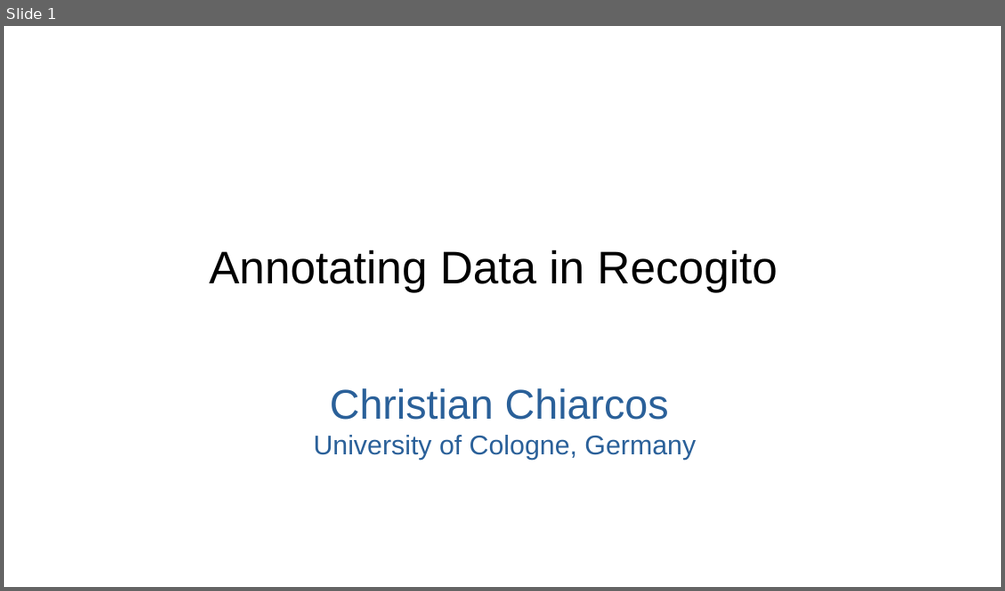
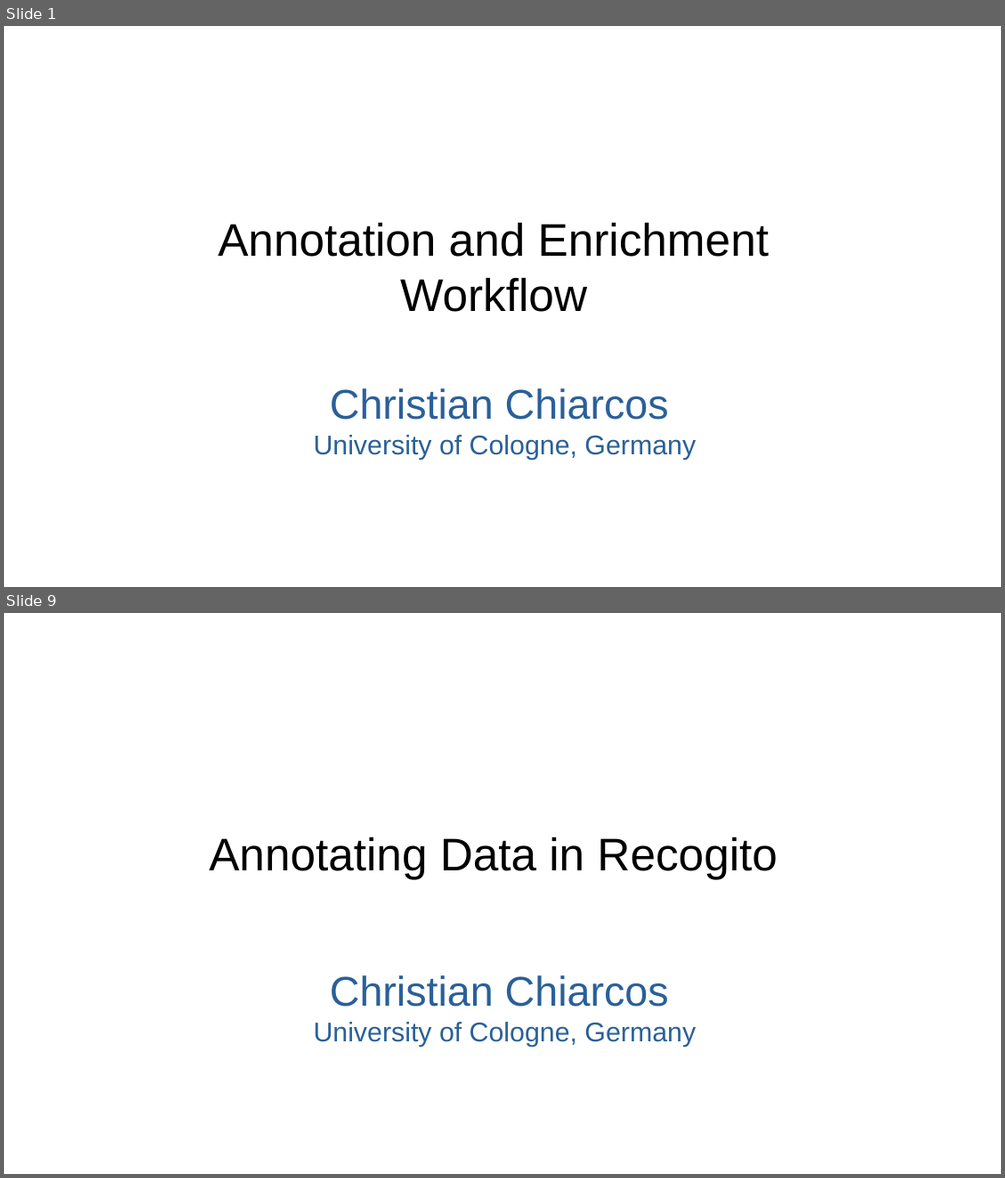
Before and after one commit to dh-tech/DH2022-workshop, a slide deck: slides/recogito.odp. Shown one above the other, each under a label of ours: slide 1 before the commit, slides 1 and 9 after it; the slides between them are not shown. The pictures are 1005x591 and 1005x1178 pixels, drawn with LibreOffice and Linux fonts; fonts in the diff are those of the drawing; background and template pictures are left out. Boxes give left, top, right and bottom in pixels: in the first picture for what was removed or moved away, otherwise in the second. Text is boxed around its words. In the diff, an @@ line names an element or a change of style, - is before the commit and + after.

```diff
--- a/slides/recogito.odp
+++ b/slides/recogito.odp
@@ slide 1 added at (x1=4, y1=26, x2=1001, y2=587), background #FFFFFF @@
@@ title added at (x1=218, y1=222, x2=769, y2=312), 44 pt, text #000000 @@
+Annotation and Enrichment Workflow
@@ text added at (x1=314, y1=388, x2=696, y2=459), 26 pt, text #2A6099 @@
+Christian Chiarcos
+University of Cologne, Germany
@@ what was slide 1 is now slide 9 @@
```
Also in this commit, not shown: 1 slide changed, 7 other slides added.
